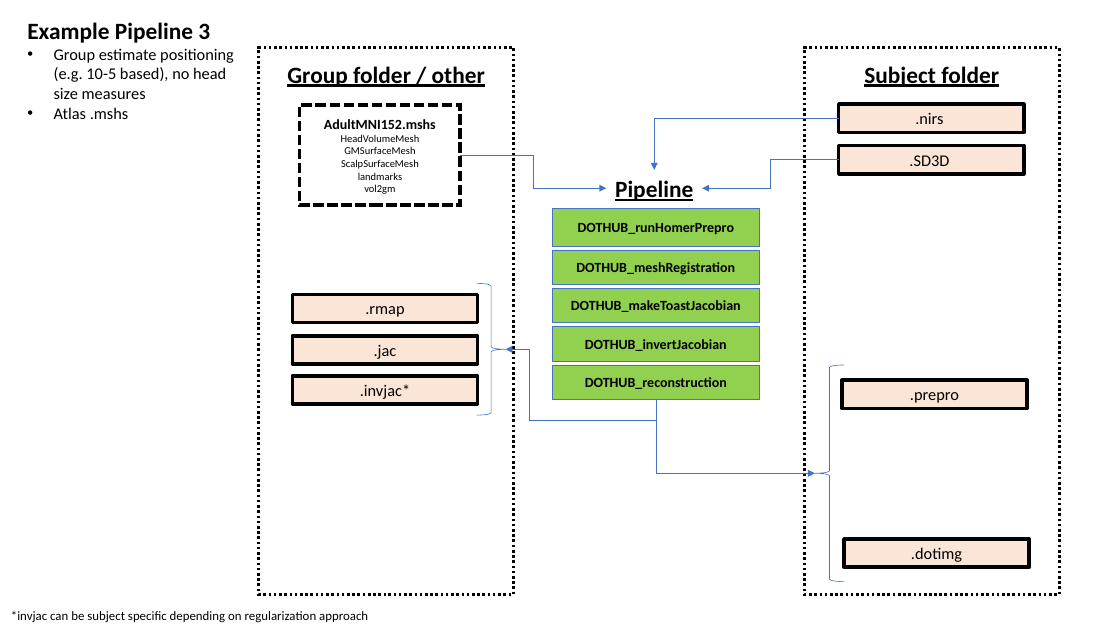
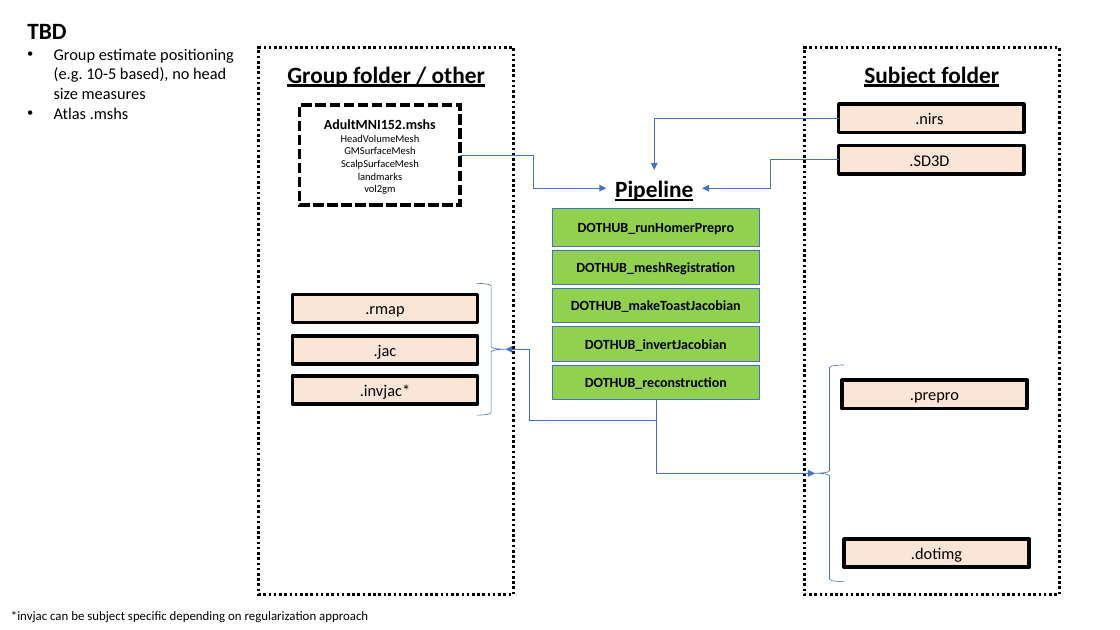
Before and after one commit to DOT-HUB/DOT-HUB_toolbox, a slide deck: slide 5 of ExamplePipelineStructures.pptx (slide 4 before the commit). Drawn at 1120x630 pixels with LibreOffice and Linux fonts; fonts in the diff are those of the drawing. Boxes give left, top, right and bottom in pixels: in the first picture for what was removed or moved away, otherwise in the second. Text is boxed around its words. In the diff, an @@ line names an element or a change of style, - is before the commit and + after.

Commit message:
Pipeline reorg

```diff
--- a/ExamplePipelineStructures.pptx
+++ b/ExamplePipelineStructures.pptx
@@ text at (27, 24, 66, 39): text changed @@
-Example Pipeline 3
+TBD
```
Also in this commit, not shown: 2 other slides changed, 1 slide added, 3 other files.
